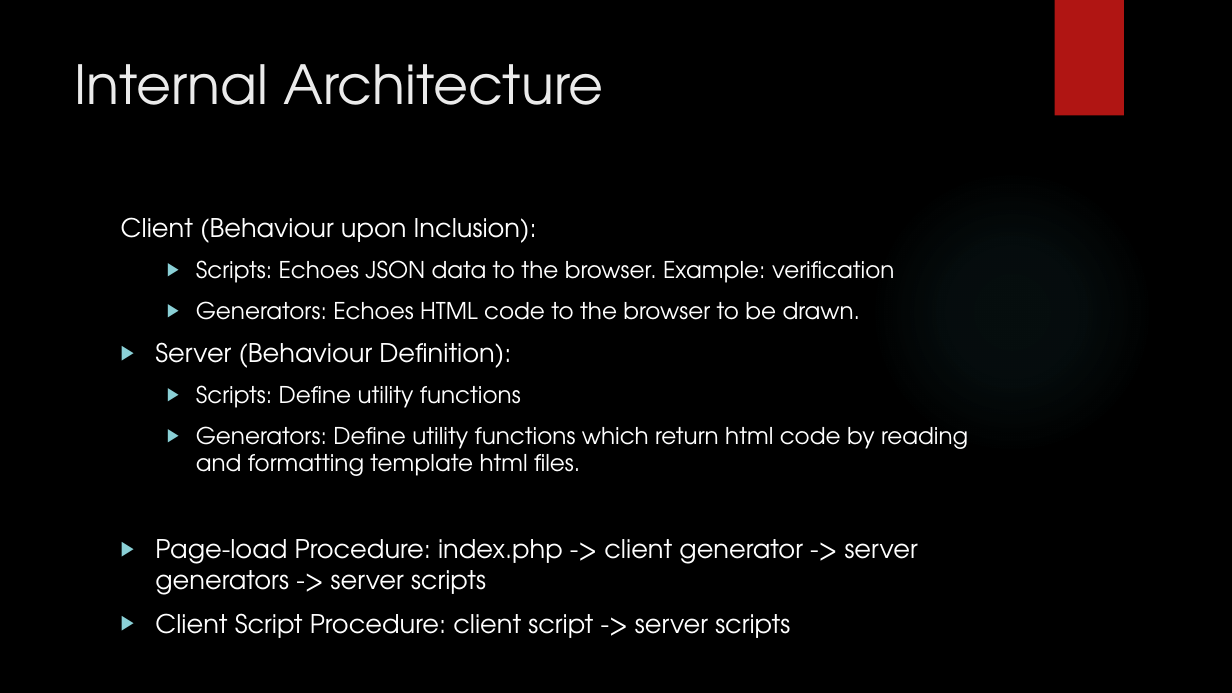
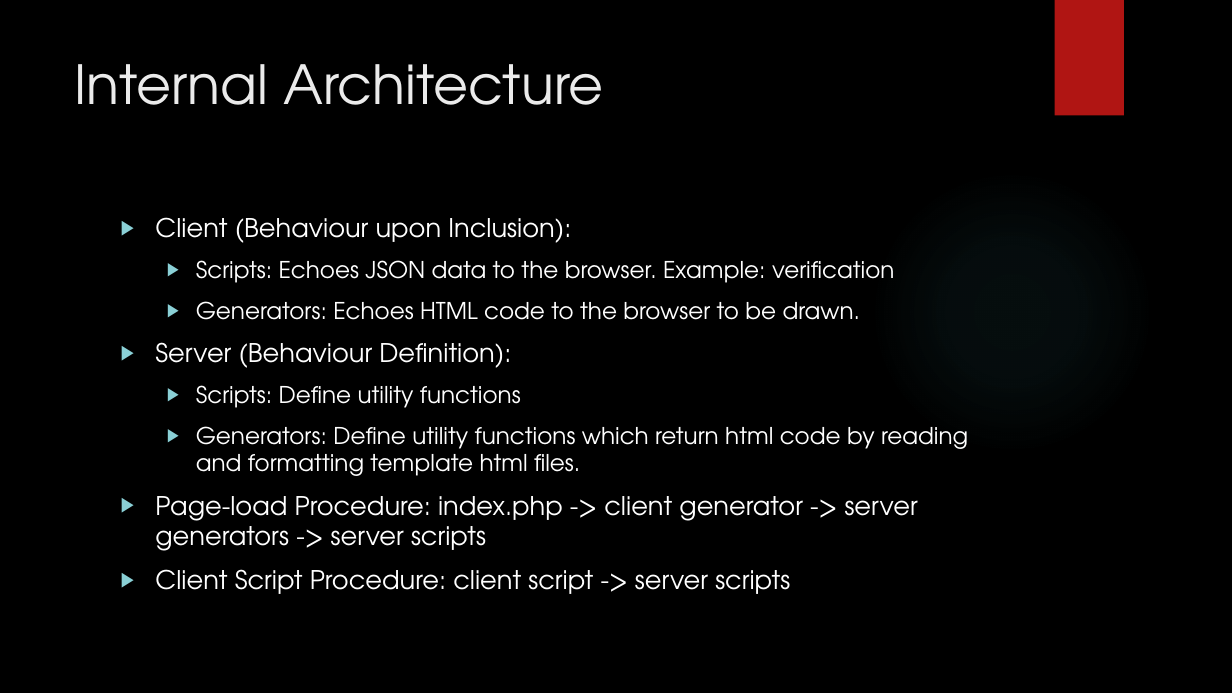
Before and after one commit to KrohnusMelavea/DDnD, a slide deck: slide 5 of design/Presentation.pptx. Drawn at 1232x693 pixels with LibreOffice and Linux fonts; fonts in the diff are those of the drawing; background and template pictures are left out. Boxes give left, top, right and bottom in pixels: in the first picture for what was removed or moved away, otherwise in the second. Text is boxed around its words. In the diff, an @@ line names an element or a change of style, - is before the commit and + after.

```diff
--- a/design/Presentation.pptx
+++ b/design/Presentation.pptx
@@ text at (x1=155, y1=217, x2=571, y2=243): bullet none to ▶ @@
```
Also in this commit, not shown: 7 other files.
